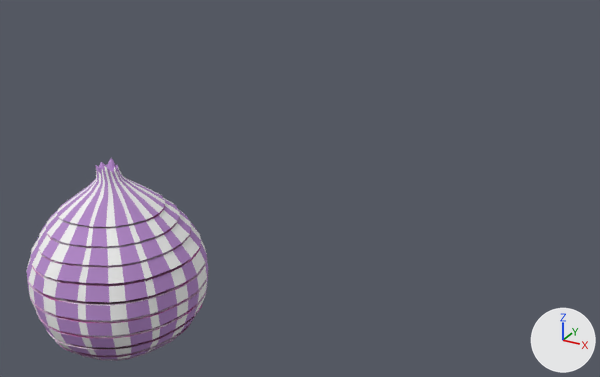
What one commit did to the FBX model Assets/Meshes/ingridients/onion_sliced.FBX.
Both versions are drawn from a camera (50 mm lens) standing at (19.4, -76.9, 33.5) and looking at (-10.9, -21.9, 6.0). Every picture has the same lights, and +X, +Y and +Z are marked at lower right. Where no turn or scale is listed for an object, it has been applied to the vertices.

Objects in the first picture: 'onion_s0', 'onion_s1', 'onion_s2', 'onion_s3', 'onion_s4', 'onion_s5', 'onion_s6', 'onion_s7', 'onion_s8', 'onion_s9', 'onion_sx'.
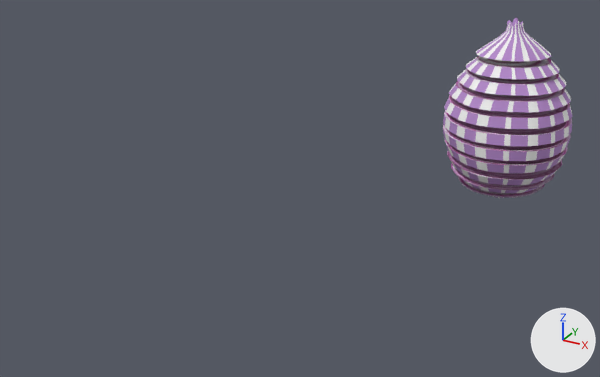
Changed parts and their boxes [x1, y1, x2, y2] in the pictures (600 x 377 px):
'onion_s0', moved: before [57, 158, 165, 227]; after [476, 17, 551, 62]
'onion_s4', moved: before [26, 240, 207, 302]; after [444, 95, 573, 129]
'onion_s5', moved: before [27, 256, 208, 321]; after [443, 111, 572, 146]
'onion_s3', moved: before [31, 223, 201, 284]; after [449, 81, 571, 113]
'onion_s2', moved: before [38, 208, 191, 266]; after [457, 69, 566, 96]
'onion_s1', moved: before [46, 198, 180, 247]; after [466, 56, 559, 79]
'onion_s6', moved: before [29, 275, 208, 336]; after [443, 124, 571, 161]
'onion_s7', moved: before [36, 288, 207, 348]; after [445, 140, 568, 173]
'onion_s8', moved: before [46, 305, 202, 355]; after [447, 151, 562, 185]
'onion_s9', moved: before [56, 320, 193, 359]; after [451, 164, 554, 193]
'onion_sx', moved: before [78, 337, 176, 361]; after [458, 177, 544, 198]

The change, as a diff of the scene's bpy script:
```diff
--- a/Assets/Meshes/ingridients/onion_sliced.FBX.py
+++ b/Assets/Meshes/ingridients/onion_sliced.FBX.py
@@ ob_onion_s1 @@
 ob_onion_s1 = bpy.data.objects.new('onion_s1', me_mesh_001)
-ob_onion_s1.location = (-16.01, -38.6, 9.46)
+ob_onion_s1.location = (0.0, 0.0, 12.74)
@@ ob_onion_s8 @@
 ob_onion_s8 = bpy.data.objects.new('onion_s8', me_mesh_008)
-ob_onion_s8.location = (-16.08, -38.76, 1.92)
+ob_onion_s8.location = (0.0, 0.0, 2.71)
@@ ob_onion_s3 @@
 ob_onion_s3 = bpy.data.objects.new('onion_s3', me_mesh_003)
-ob_onion_s3.location = (-15.95, -38.6, 7.52)
+ob_onion_s3.location = (0.0, 0.0, 10.04)
@@ ob_onion_s0 @@
 ob_onion_s0 = bpy.data.objects.new('onion_s0', me_mesh)
-ob_onion_s0.location = (-15.95, -38.54, 11.6)
+ob_onion_s0.location = (0.0, 0.0, 15.37)
@@ ob_onion_s9 @@
 ob_onion_s9 = bpy.data.objects.new('onion_s9', me_mesh_009)
-ob_onion_s9.location = (-16.07, -38.72, 1.01)
+ob_onion_s9.location = (0.0, 0.0, 1.47)
@@ ob_onion_s7 @@
 ob_onion_s7 = bpy.data.objects.new('onion_s7', me_mesh_007)
-ob_onion_s7.location = (-16.04, -38.73, 2.95)
+ob_onion_s7.location = (0.0, 0.0, 4.2)
@@ ob_onion_s2 @@
 ob_onion_s2 = bpy.data.objects.new('onion_s2', me_mesh_002)
-ob_onion_s2.location = (-16.01, -38.62, 8.5)
+ob_onion_s2.location = (0.0, 0.0, 11.44)
@@ ob_onion_sx @@
 ob_onion_sx = bpy.data.objects.new('onion_sx', me_mesh_010)
-ob_onion_sx.location = (-16.04, -38.69, -0.16)
+ob_onion_sx.location = (0.0, 0.0, 0.0)
@@ ob_onion_s4 @@
 ob_onion_s4 = bpy.data.objects.new('onion_s4', me_mesh_004)
-ob_onion_s4.location = (-15.93, -38.59, 6.44)
+ob_onion_s4.location = (0.0, 0.0, 8.63)
@@ ob_onion_s5 @@
 ob_onion_s5 = bpy.data.objects.new('onion_s5', me_mesh_005)
-ob_onion_s5.location = (-15.96, -38.65, 5.24)
+ob_onion_s5.location = (0.0, 0.0, 7.05)
@@ ob_onion_s6 @@
 ob_onion_s6 = bpy.data.objects.new('onion_s6', me_mesh_006)
-ob_onion_s6.location = (-15.96, -38.65, 4.07)
+ob_onion_s6.location = (0.0, 0.0, 5.59)
```
